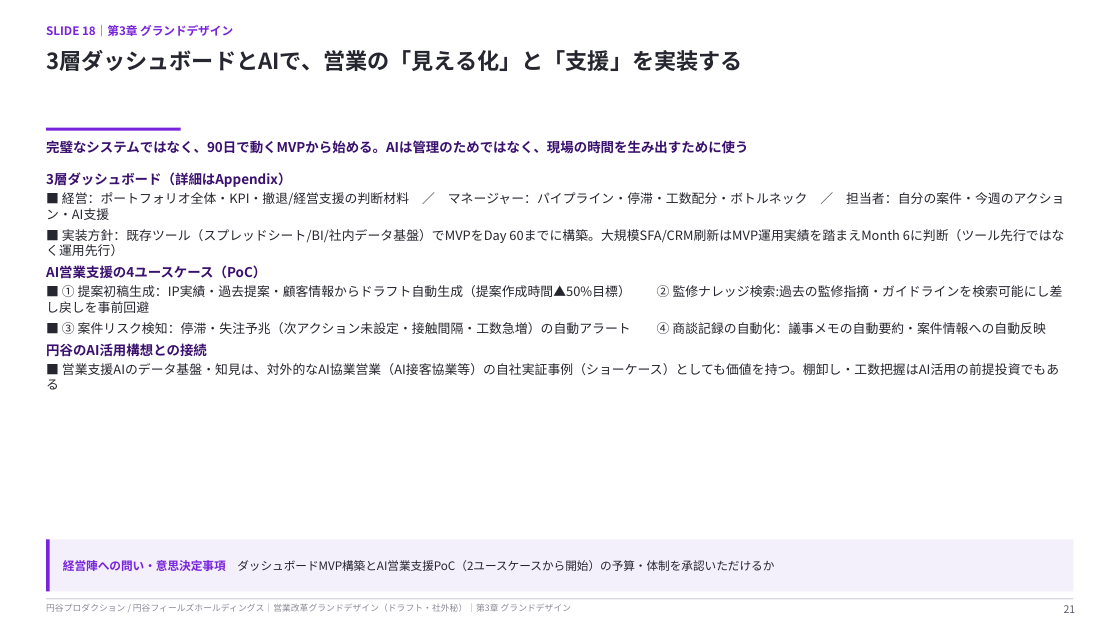
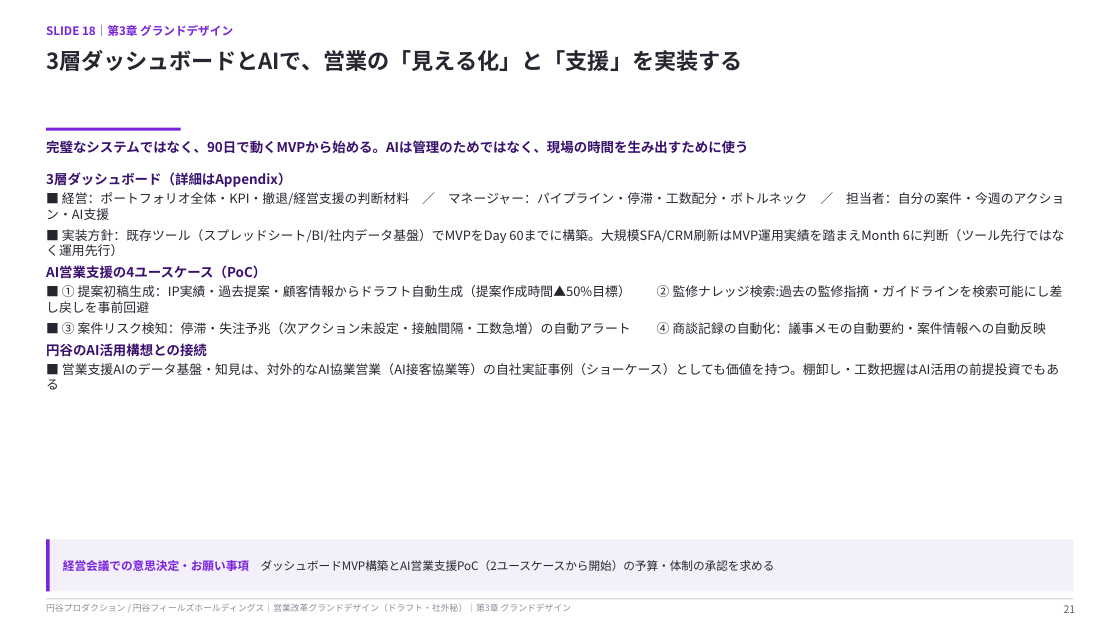
Before and after one commit to hayatoshintani-spe/kessho-lens, a slide deck: slide 21 of docs/営業改革グランドデザイン_円谷.pptx. Drawn at 1120x630 pixels with LibreOffice and Linux fonts; fonts in the diff are those of the drawing. Boxes give left, top, right and bottom in pixels: in the first picture for what was removed or moved away, otherwise in the second. Text is boxed around its words. In the diff, an @@ line names an element or a change of style, - is before the commit and + after.

```diff
--- a/docs/営業改革グランドデザイン_円谷.pptx
+++ b/docs/営業改革グランドデザイン_円谷.pptx
@@ text at box(63, 560, 775, 571): text changed @@
-経営陣への問い・意思決定事項 ダッシュボードMVP構築とAI営業支援PoC（2ユースケースから開始）の予算・体制を承認いただけるか
+経営会議での意思決定・お願い事項 ダッシュボードMVP構築とAI営業支援PoC（2ユースケースから開始）の予算・体制の承認を求める
```
Also in this commit, not shown: 26 other slides changed, 1 other file.
